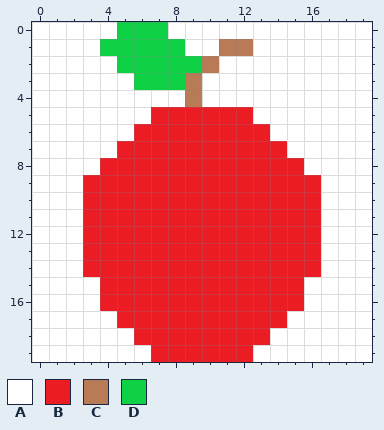
Two states of a pixel-art sprite, assets/img/maca.png. This is how it looked before the edit.
The file is 20x20 pixels.
Palette (. is transparent): A #ffffff  B #ec1c24  C #b97a56  D #0ed145
After:
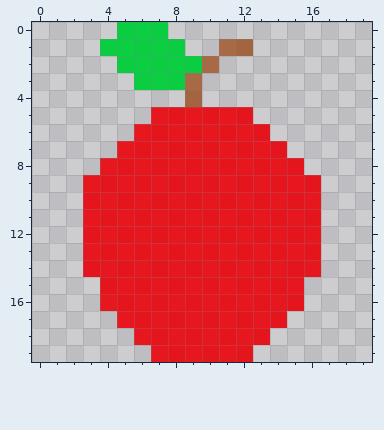
Change:
colour B: #ec1c24 -> #ea0009e3
colour C: #b97a56 -> #953600a9
colour D: #0ed145 -> #00ce3af1
Changed rows in their new state; - is a pixel that keeps its letter.
first column x 0:
 0 .....---............
 1 ....-----..--.......
 2 .....------.........
 3 ......----..........
 4 .........-..........
 5 .......------.......
 6 ......--------......
 7 .....----------.....
 8 ....------------....
 9 ...--------------...
10 ...--------------...
11 ...--------------...
12 ...--------------...
13 ...--------------...
14 ...--------------...
15 ....------------....
16 ....------------....
17 .....----------.....
18 ......--------......
19 .......------.......
Changed places in both pictures, as pixel boxes (x1, y1, x2, y2):
changed: (32, 22, 372, 362)
